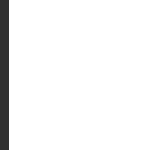
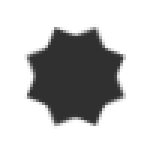
Comparing the layer stacks of the two 150 x 150 images. Changes:
added group "Trash" with 2 layers above "Wall" over [24, 24, 126, 129]
added layer "Pt2" in group "Trash" over [24, 24, 126, 129]
added layer "Pt1" in group "Trash" over [24, 24, 126, 129]
hid "Wall" over [0, 0, 9, 150]
